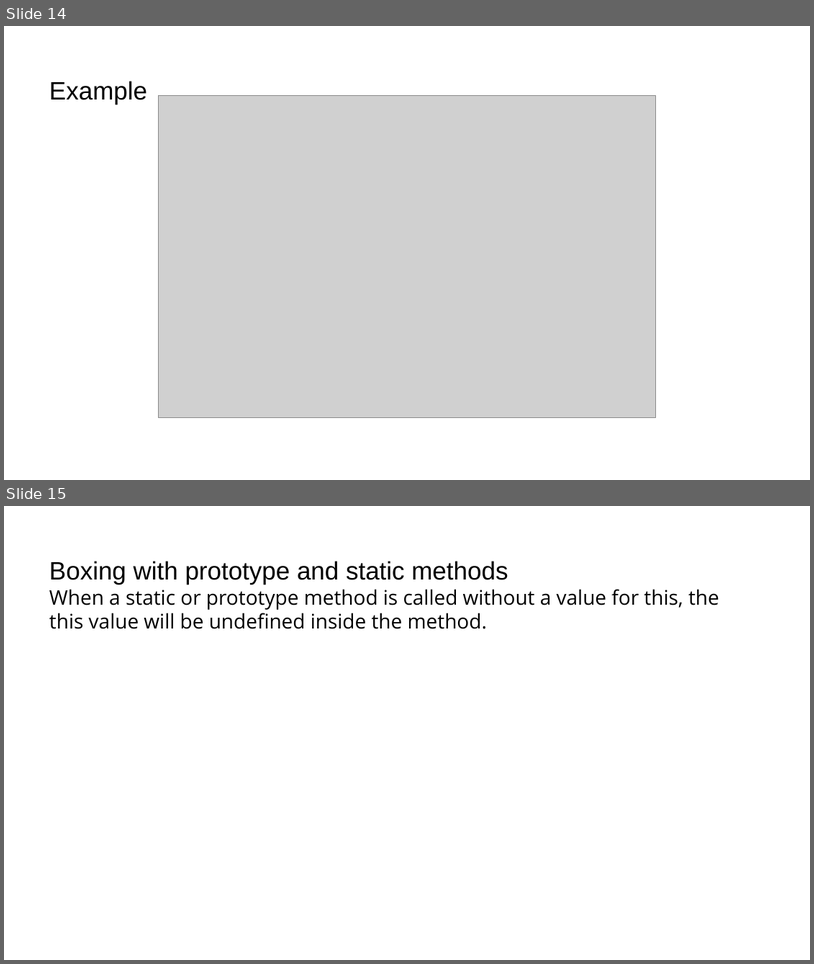
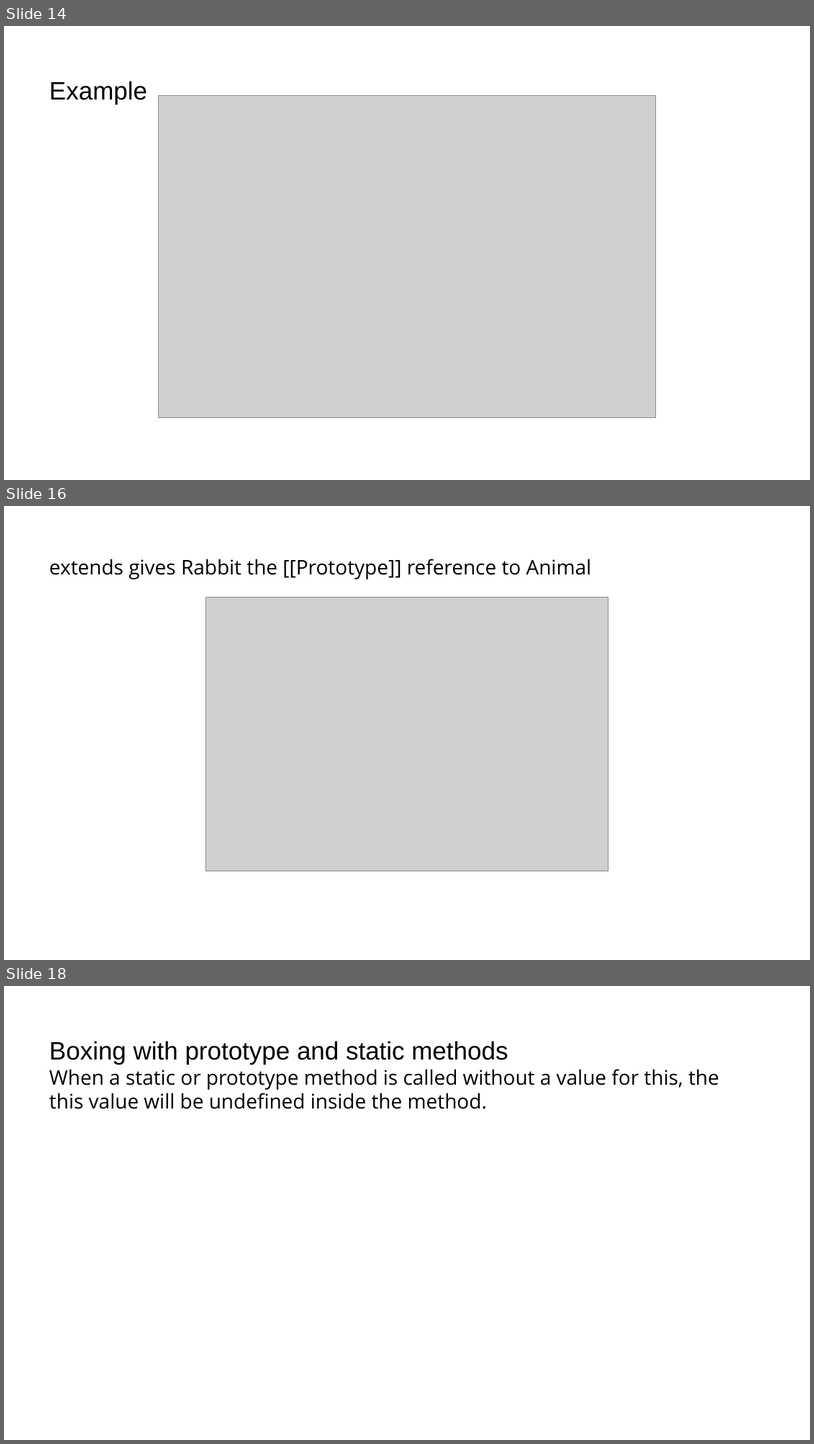
Before and after one commit to RostyslavSynenko/Lv-469.NodeJS, a slide deck: presentations/Classes.pptx. Shown one above the other, each under a label of ours: slides 14 and 15 before the commit, slides 14, 16 and 18 after it; the slides between them are not shown. The pictures are 814x964 and 814x1444 pixels, drawn with LibreOffice and Linux fonts; fonts in the diff are those of the drawing; grey boxes stand for pictures; background and template pictures are left out. Boxes give left, top, right and bottom in pixels: in the first picture for what was removed or moved away, otherwise in the second. Text is boxed around its words. In the diff, an @@ line names an element or a change of style, - is before the commit and + after.

```diff
--- a/presentations/Classes.pptx
+++ b/presentations/Classes.pptx
@@ slide 16 added at (4,506,810,960), background #FFFFFF @@
@@ title added at (49,559,592,579), 24 pt, text #000000 @@
+extends gives Rabbit the [[Prototype]] reference to Animal
@@ picture added at (206,597,608,871) @@
@@ what was slide 15 is now slide 18 @@
```
Also in this commit, not shown: 2 slides changed, 4 other slides added.
